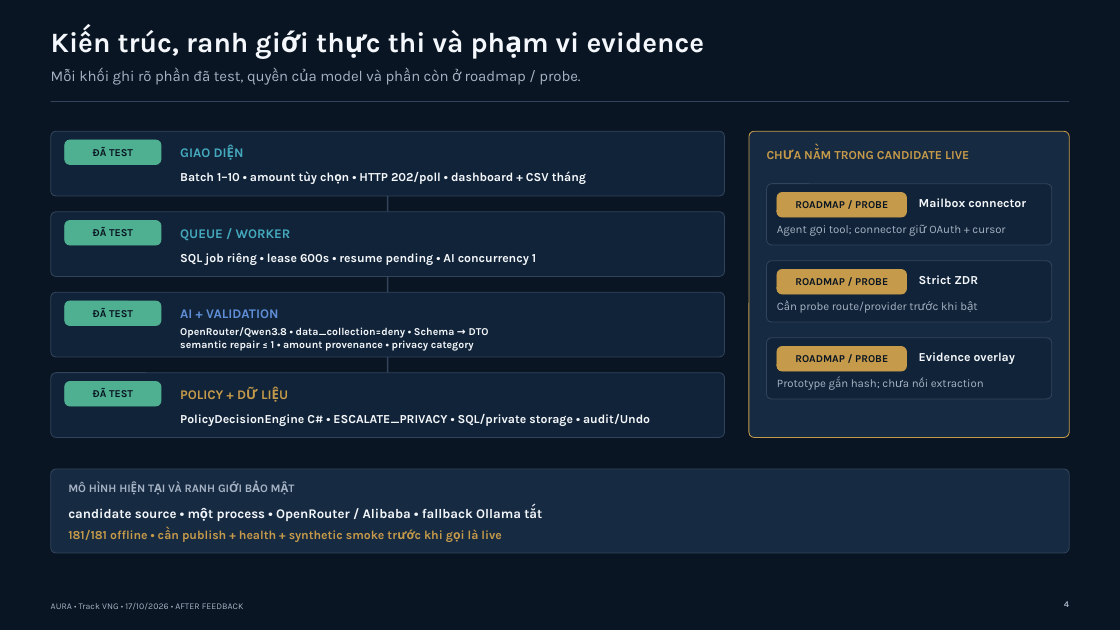
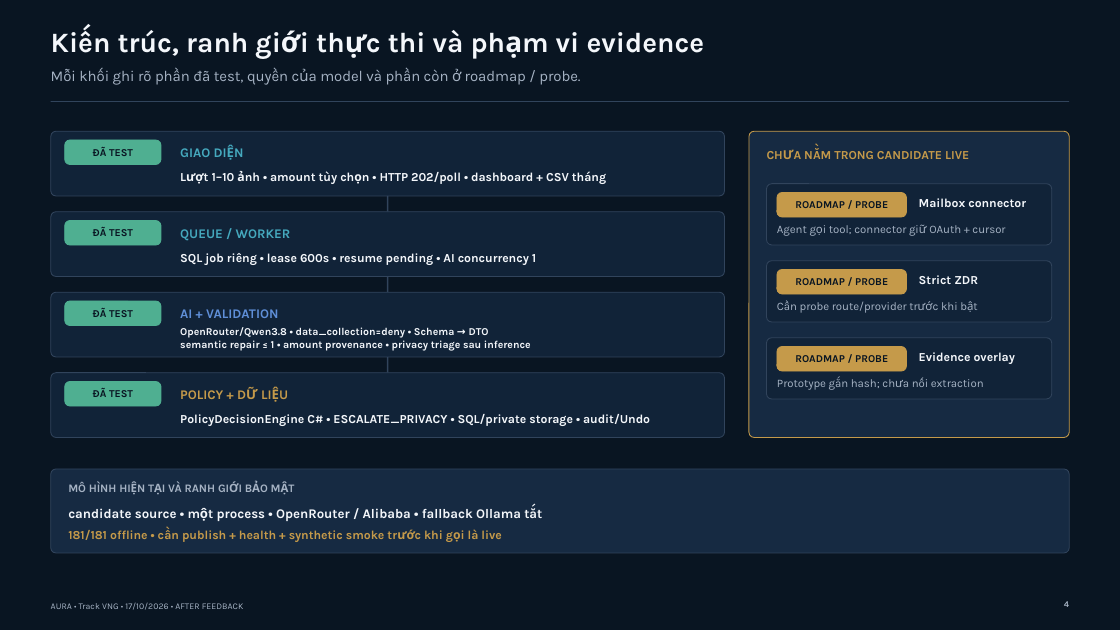
Before and after one commit to BondPhuPhamzZ/AURA, a slide deck: slide 4 of AURA/submission/AURA_5_SLIDES_AFTER_FEEDBACK_FINAL.pptx. Drawn at 1120x630 pixels with LibreOffice and Linux fonts; fonts in the diff are those of the drawing. Boxes give left, top, right and bottom in pixels: in the first picture for what was removed or moved away, otherwise in the second. Text is boxed around its words. In the diff, an @@ line names an element or a change of style, - is before the commit and + after.

```diff
--- a/AURA/submission/AURA_5_SLIDES_AFTER_FEEDBACK_FINAL.pptx
+++ b/AURA/submission/AURA_5_SLIDES_AFTER_FEEDBACK_FINAL.pptx
@@ text at [212, 171, 606, 184]: text changed @@
-Batch 1–10 • amount tùy chọn • HTTP 202/poll • dashboard + CSV tháng
+Lượt 1–10 ảnh • amount tùy chọn • HTTP 202/poll • dashboard + CSV tháng
@@ text at [180, 340, 531, 351]: text changed @@
-semantic repair ≤ 1 • amount provenance • privacy category
+semantic repair ≤ 1 • amount provenance • privacy triage sau inference
```
Also in this commit, not shown: 2 other slides changed, 23 other files.
